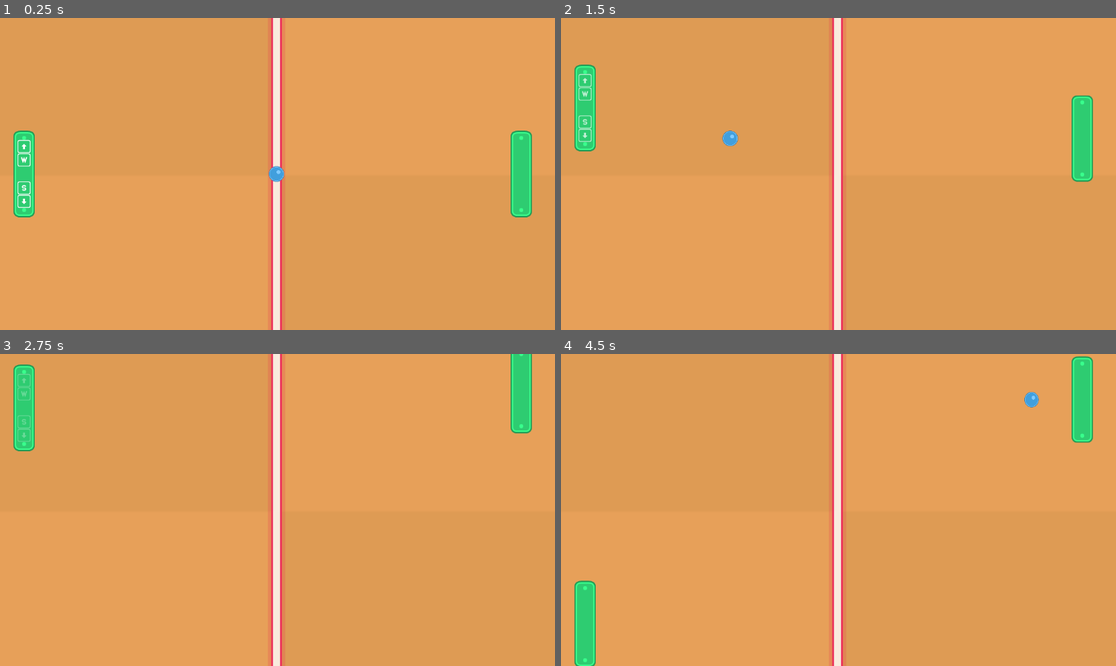
Above: before the commit, frames 1-4 (two rows, left to right).
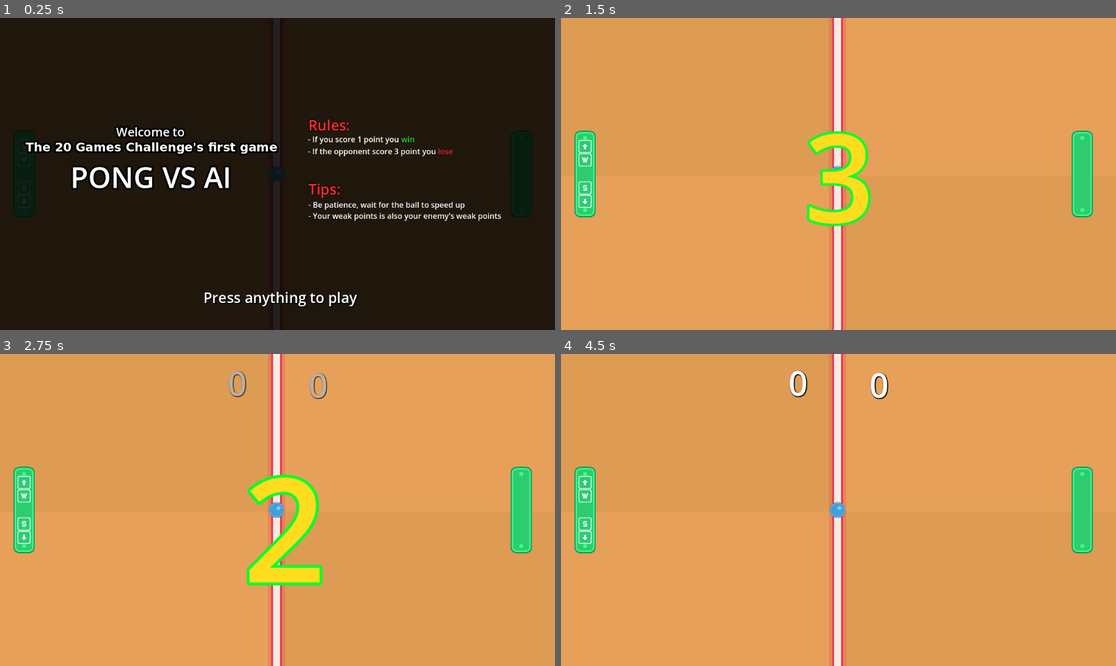
Above: after the commit, the same moments.

Repository: Crekpozer/20GamesChallenge
Game: Godot game, scene res://Scenes/Arena.tscn
Same seed, same stepped clock (60 frames per second), same inputs: the game is played once before the commit and once after it. The project has no main scene, so this scene is started directly.
Inputs:
- Up to frame 1 (0.25 s): no input
- Up to frame 2 (1.5 s): hold W (up1) 0.53-1.28 s; hold S (down1) from 1.28 s (still down)
- Up to frame 3 (2.75 s): release S (down1) at 2.03 s; hold W (up1) from 2.03 s (still down)
- Up to frame 4 (4.5 s): release W (up1) at 3.53 s; hold S (down1) from 3.53 s (still down)

The runs differ from the first frame. In frame 1, 100% of the frame differs, in the area x 0-100%, y 0-100%; in frame 2, 4.9%; in frame 3, 7.3%; in frame 4, 4.8%.

Commit message:
Introdução das dicas pré-jogo

Diff:
--- a/1-pong/Scenes/Arena.tscn
+++ b/1-pong/Scenes/Arena.tscn
@@ -12,10 +12,60 @@
 [ext_resource type="Texture2D" uid="uid://dgjaq2bf82pd5" path="res://Addons/kenney_input-prompts/keyboard_s_outline.png" id="8_hvw3n"]
 [ext_resource type="Texture2D" uid="uid://ch7xnf78a3wd4" path="res://Addons/kenney_input-prompts/keyboard_w_outline.png" id="9_3pegn"]
 [ext_resource type="Texture2D" uid="uid://fc8leo5a6wax" path="res://Addons/kenney_rolling-ball-assets/PNG/Retina/ball_blue_large.png" id="12_l0ud6"]
-[ext_resource type="Script" uid="uid://cdpcjf6tjyaw1" path="res://Scenes/pre_game_screen.gd" id="13_q3i8e"]
 
 [sub_resource type="RectangleShape2D" id="RectangleShape2D_bugre"]
 size = Vector2(68.5714, 251.429)
+
+[sub_resource type="Animation" id="Animation_q3i8e"]
+length = 0.001
+tracks/0/type = "value"
+tracks/0/imported = false
+tracks/0/enabled = true
+tracks/0/path = NodePath("ArrowUp:self_modulate")
+tracks/0/interp = 1
+tracks/0/loop_wrap = true
+tracks/0/keys = {
+"times": PackedFloat32Array(0),
+"transitions": PackedFloat32Array(1),
+"update": 0,
+"values": [Color(1, 1, 1, 1)]
+}
+tracks/1/type = "value"
+tracks/1/imported = false
+tracks/1/enabled = true
+tracks/1/path = NodePath("ArrowDown:self_modulate")
+tracks/1/interp = 1
+tracks/1/loop_wrap = true
+tracks/1/keys = {
+"times": PackedFloat32Array(0),
+"transitions": PackedFloat32Array(1),
+"update": 0,
+"values": [Color(1, 1, 1, 1)]
+}
+tracks/2/type = "value"
+tracks/2/imported = false
+tracks/2/enabled = true
+tracks/2/path = NodePath("KeyboardSOutline:self_modulate")
+tracks/2/interp = 1
+tracks/2/loop_wrap = true
+tracks/2/keys = {
+"times": PackedFloat32Array(0),
+"transitions": PackedFloat32Array(1),
+"update": 0,
+"values": [Color(1, 1, 1, 1)]
+}
+tracks/3/type = "value"
+tracks/3/imported = false
+tracks/3/enabled = true
+tracks/3/path = NodePath("KeyboardWOutline:self_modulate")
+tracks/3/interp = 1
+tracks/3/loop_wrap = true
+tracks/3/keys = {
+"times": PackedFloat32Array(0),
+"transitions": PackedFloat32Array(1),
+"update": 0,
+"values": [Color(1, 1, 1, 1)]
+}
 
 [sub_resource type="Animation" id="Animation_l0ud6"]
 resource_name = "TIPSANIMATION"
@@ -69,57 +119,6 @@
 "values": [Color(1, 1, 1, 1), Color(1, 1, 1, 0)]
 }
 
-[sub_resource type="Animation" id="Animation_q3i8e"]
-length = 0.001
-tracks/0/type = "value"
-tracks/0/imported = false
-tracks/0/enabled = true
-tracks/0/path = NodePath("ArrowUp:self_modulate")
-tracks/0/interp = 1
-tracks/0/loop_wrap = true
-tracks/0/keys = {
-"times": PackedFloat32Array(0),
-"transitions": PackedFloat32Array(1),
-"update": 0,
-"values": [Color(1, 1, 1, 1)]
-}
-tracks/1/type = "value"
-tracks/1/imported = false
-tracks/1/enabled = true
-tracks/1/path = NodePath("ArrowDown:self_modulate")
-tracks/1/interp = 1
-tracks/1/loop_wrap = true
-tracks/1/keys = {
-"times": PackedFloat32Array(0),
-"transitions": PackedFloat32Array(1),
-"update": 0,
-"values": [Color(1, 1, 1, 1)]
-}
-tracks/2/type = "value"
-tracks/2/imported = false
-tracks/2/enabled = true
-tracks/2/path = NodePath("KeyboardSOutline:self_modulate")
-tracks/2/interp = 1
-tracks/2/loop_wrap = true
-tracks/2/keys = {
-"times": PackedFloat32Array(0),
-"transitions": PackedFloat32Array(1),
-"update": 0,
-"values": [Color(1, 1, 1, 1)]
-}
-tracks/3/type = "value"
-tracks/3/imported = false
-tracks/3/enabled = true
-tracks/3/path = NodePath("KeyboardWOutline:self_modulate")
-tracks/3/interp = 1
-tracks/3/loop_wrap = true
-tracks/3/keys = {
-"times": PackedFloat32Array(0),
-"transitions": PackedFloat32Array(1),
-"update": 0,
-"values": [Color(1, 1, 1, 1)]
-}
-
 [sub_resource type="AnimationLibrary" id="AnimationLibrary_hvw3n"]
 _data = {
 &"RESET": SubResource("Animation_q3i8e"),
@@ -176,7 +175,10 @@
 
 [sub_resource type="LabelSettings" id="LabelSettings_jhdhk"]
 font = SubResource("SystemFont_dpcf1")
-font_size = 64
+font_size = 70
+outline_color = Color(0.0457637, 0.0457637, 0.0457637, 1)
+shadow_size = 5
+shadow_color = Color(0, 0, 0, 0.882353)
 
 [sub_resource type="LabelSettings" id="LabelSettings_bugre"]
 font_size = 150
@@ -335,6 +337,181 @@
 
 [sub_resource type="LabelSettings" id="LabelSettings_rw01f"]
 font_size = 30
+outline_size = 1
+outline_color = Color(0, 0, 0, 1)
+shadow_size = 5
+shadow_color = Color(0, 0, 0, 0.74902)
+
+[sub_resource type="SystemFont" id="SystemFont_l0ud6"]
+
+[sub_resource type="LabelSettings" id="LabelSettings_h7bwd"]
+font = SubResource("SystemFont_l0ud6")
+font_size = 250
+font_color = Color(0.996078, 0.866667, 0.121569, 1)
+outline_size = 20
+outline_color = Color(0, 1, 0.168627, 1)
+
+[sub_resource type="Animation" id="Animation_h7bwd"]
+length = 0.001
+tracks/0/type = "value"
+tracks/0/imported = false
+tracks/0/enabled = true
+tracks/0/path = NodePath("Panel/PressToPlay:visible")
+tracks/0/interp = 1
+tracks/0/loop_wrap = true
+tracks/0/keys = {
+"times": PackedFloat32Array(0),
+"transitions": PackedFloat32Array(1),
+"update": 1,
+"values": [true]
+}
+tracks/1/type = "bezier"
+tracks/1/imported = false
+tracks/1/enabled = true
+tracks/1/path = NodePath("Panel:modulate:a")
+tracks/1/interp = 1
+tracks/1/loop_wrap = true
+tracks/1/keys = {
+"handle_modes": PackedInt32Array(0),
+"points": PackedFloat32Array(1, -0.25, 0, 0.25, 0),
+"times": PackedFloat32Array(0)
+}
+tracks/2/type = "value"
+tracks/2/imported = false
+tracks/2/enabled = true
+tracks/2/path = NodePath("CountDown/N3:visible")
+tracks/2/interp = 1
+tracks/2/loop_wrap = true
+tracks/2/keys = {
+"times": PackedFloat32Array(0),
+"transitions": PackedFloat32Array(1),
+"update": 1,
+"values": [false]
+}
+tracks/3/type = "value"
+tracks/3/imported = false
+tracks/3/enabled = true
+tracks/3/path = NodePath("CountDown/N2:visible")
+tracks/3/interp = 1
+tracks/3/loop_wrap = true
+tracks/3/keys = {
+"times": PackedFloat32Array(0),
+"transitions": PackedFloat32Array(1),
+"update": 1,
+"values": [false]
+}
+tracks/4/type = "value"
+tracks/4/imported = false
+tracks/4/enabled = true
+tracks/4/path = NodePath("CountDown/N1:visible")
+tracks/4/interp = 1
+tracks/4/loop_wrap = true
+tracks/4/keys = {
+"times": PackedFloat32Array(0),
+"transitions": PackedFloat32Array(1),
+"update": 1,
+"values": [false]
+}
+tracks/5/type = "bezier"
+tracks/5/imported = false
+tracks/5/enabled = true
+tracks/5/path = NodePath("CountDown/N3:scale:x")
+tracks/5/interp = 1
+tracks/5/loop_wrap = true
+tracks/5/keys = {
+"handle_modes": PackedInt32Array(0),
+"points": PackedFloat32Array(1, -0.25, 0, 0.25, 0),
+"times": PackedFloat32Array(0)
+}
+tracks/6/type = "bezier"
+tracks/6/imported = false
+tracks/6/enabled = true
+tracks/6/path = NodePath("CountDown/N3:scale:y")
+tracks/6/interp = 1
+tracks/6/loop_wrap = true
+tracks/6/keys = {
+"handle_modes": PackedInt32Array(0),
+"points": PackedFloat32Array(1, -0.25, 0, 0.25, 0),
+"times": PackedFloat32Array(0)
+}
+tracks/7/type = "bezier"
+tracks/7/imported = false
+tracks/7/enabled = true
+tracks/7/path = NodePath("CountDown/N2:scale:x")
+tracks/7/interp = 1
+tracks/7/loop_wrap = true
+tracks/7/keys = {
+"handle_modes": PackedInt32Array(0),
+"points": PackedFloat32Array(1, -0.25, 0, 0.25, 0),
+"times": PackedFloat32Array(0)
+}
+tracks/8/type = "bezier"
+tracks/8/imported = false
+tracks/8/enabled = true
+tracks/8/path = NodePath("CountDown/N2:scale:y")
+tracks/8/interp = 1
+tracks/8/loop_wrap = true
+tracks/8/keys = {
+"handle_modes": PackedInt32Array(0),
+"points": PackedFloat32Array(1, -0.25, 0, 0.25, 0),
+"times": PackedFloat32Array(0)
+}
+tracks/9/type = "bezier"
+tracks/9/imported = false
+tracks/9/enabled = true
+tracks/9/path = NodePath("CountDown/N1:scale:x")
+tracks/9/interp = 1
+tracks/9/loop_wrap = true
+tracks/9/keys = {
+"handle_modes": PackedInt32Array(0),
+"points": PackedFloat32Array(1, -0.25, 0, 0.25, 0),
+"times": PackedFloat32Array(0)
+}
+tracks/10/type = "bezier"
+tracks/10/imported = false
+tracks/10/enabled = true
+tracks/10/path = NodePath("CountDown/N1:scale:y")
+tracks/10/interp = 1
+tracks/10/loop_wrap = true
+tracks/10/keys = {
+"handle_modes": PackedInt32Array(0),
+"points": PackedFloat32Array(1, -0.25, 0, 0.25, 0),
+"times": PackedFloat32Array(0)
+}
+tracks/11/type = "bezier"
+tracks/11/imported = false
+tracks/11/enabled = true
+tracks/11/path = NodePath("%ScoreCPU:self_modulate:a")
+tracks/11/interp = 1
+tracks/11/loop_wrap = true
+tracks/11/keys = {
+"handle_modes": PackedInt32Array(0),
+"points": PackedFloat32Array(0, -0.25, 0, 0.25, 0),
+"times": PackedFloat32Array(0)
+}
+tracks/12/type = "bezier"
+tracks/12/imported = false
+tracks/12/enabled = true
+tracks/12/path = NodePath("%ScorePlayer:self_modulate:a")
+tracks/12/interp = 1
+tracks/12/loop_wrap = true
+tracks/12/keys = {
+"handle_modes": PackedInt32Array(0),
+"points": PackedFloat32Array(0, -0.25, 0, 0.25, 0),
+"times": PackedFloat32Array(0)
+}
+tracks/13/type = "value"
+tracks/13/imported = false
+tracks/13/enabled = true
+tracks/13/path = NodePath("../HUD:visible")
+tracks/13/interp = 1
+tracks/13/loop_wrap = true
+tracks/13/keys = {
+"times": PackedFloat32Array(0),
+"transitions": PackedFloat32Array(1),
+"update": 1,
+"values": [false]
+}
 
 [sub_resource type="Animation" id="Animation_xon8w"]
 resource_name = "STARTGAME"
@@ -355,25 +532,173 @@
 "values": [true, false, true]
 }
 
-[sub_resource type="Animation" id="Animation_h7bwd"]
-length = 0.001
-tracks/0/type = "value"
+[sub_resource type="Animation" id="Animation_3u63p"]
+resource_name = "TransitionToGame"
+length = 4.1
+tracks/0/type = "bezier"
 tracks/0/imported = false
 tracks/0/enabled = true
-tracks/0/path = NodePath("Panel/PressToPlay:visible")
+tracks/0/path = NodePath("Panel:modulate:a")
 tracks/0/interp = 1
 tracks/0/loop_wrap = true
 tracks/0/keys = {
-"times": PackedFloat32Array(0),
-"transitions": PackedFloat32Array(1),
+"handle_modes": PackedInt32Array(0, 0),
+"points": PackedFloat32Array(1, -0.25, 0, 0.833333, -0.00279438, -0.000798378, -0.25, 0, 0.25, 0),
+"times": PackedFloat32Array(0, 0.833333)
+}
+tracks/1/type = "value"
+tracks/1/imported = false
+tracks/1/enabled = true
+tracks/1/path = NodePath("CountDown/N3:visible")
+tracks/1/interp = 1
+tracks/1/loop_wrap = true
+tracks/1/keys = {
+"times": PackedFloat32Array(0, 0.9, 1.6),
+"transitions": PackedFloat32Array(1, 1, 1),
 "update": 1,
-"values": [true]
+"values": [false, true, false]
+}
+tracks/2/type = "value"
+tracks/2/imported = false
+tracks/2/enabled = true
+tracks/2/path = NodePath("CountDown/N2:visible")
+tracks/2/interp = 1
+tracks/2/loop_wrap = true
+tracks/2/keys = {
+"times": PackedFloat32Array(0, 1.93333, 2.6),
+"transitions": PackedFloat32Array(1, 1, 1),
+"update": 1,
+"values": [false, true, false]
+}
+tracks/3/type = "value"
+tracks/3/imported = false
+tracks/3/enabled = true
+tracks/3/path = NodePath("CountDown/N1:visible")
+tracks/3/interp = 1
+tracks/3/loop_wrap = true
+tracks/3/keys = {
+"times": PackedFloat32Array(0, 2.93333, 3.6),
+"transitions": PackedFloat32Array(1, 1, 1),
+"update": 1,
+"values": [false, true, false]
+}
+tracks/4/type = "bezier"
+tracks/4/imported = false
+tracks/4/enabled = true
+tracks/4/path = NodePath("CountDown/N3:scale:x")
+tracks/4/interp = 1
+tracks/4/loop_wrap = true
+tracks/4/keys = {
+"handle_modes": PackedInt32Array(0, 0, 0, 0),
+"points": PackedFloat32Array(1, -0.25, 0, 0.25, 0, 1, -0.25, 0, 0.25, 0, 1.2, -0.25, 0, 0.25, 0, 1, -0.25, 0, 0.25, 0),
+"times": PackedFloat32Array(0, 0.833333, 1.2, 1.5)
+}
+tracks/5/type = "bezier"
+tracks/5/imported = false
+tracks/5/enabled = true
+tracks/5/path = NodePath("CountDown/N3:scale:y")
+tracks/5/interp = 1
+tracks/5/loop_wrap = true
+tracks/5/keys = {
+"handle_modes": PackedInt32Array(0, 0, 0, 0),
+"points": PackedFloat32Array(1, -0.25, 0, 0.25, 0, 1, -0.25, 0, 0.25, 0, 1.2, -0.25, 0, 0.25, 0, 1, -0.25, 0, 0.25, 0),
+"times": PackedFloat32Array(0, 0.833333, 1.2, 1.5)
+}
+tracks/6/type = "bezier"
+tracks/6/imported = false
+tracks/6/enabled = true
+tracks/6/path = NodePath("CountDown/N2:scale:x")
+tracks/6/interp = 1
+tracks/6/loop_wrap = true
+tracks/6/keys = {
+"handle_modes": PackedInt32Array(0, 0, 0, 0),
+"points": PackedFloat32Array(1, -0.25, 0, 0.25, 0, 1, -0.25, 0, 0.25, 0, 1.2, -0.25, 0, 0.25, 0, 1, -0.25, 0, 0.25, 0),
+"times": PackedFloat32Array(0, 1.83333, 2.2, 2.5)
+}
+tracks/7/type = "bezier"
+tracks/7/imported = false
+tracks/7/enabled = true
+tracks/7/path = NodePath("CountDown/N2:scale:y")
+tracks/7/interp = 1
+tracks/7/loop_wrap = true
+tracks/7/keys = {
+"handle_modes": PackedInt32Array(0, 0, 0, 0),
+"points": PackedFloat32Array(1, -0.25, 0, 0.25, 0, 1, -0.25, 0, 0.25, 0, 1.2, -0.25, 0, 0.25, 0, 1, -0.25, 0, 0.25, 0),
+"times": PackedFloat32Array(0, 1.83333, 2.2, 2.5)
+}
+tracks/8/type = "bezier"
+tracks/8/imported = false
+tracks/8/enabled = true
+tracks/8/path = NodePath("CountDown/N1:scale:x")
+tracks/8/interp = 1
+tracks/8/loop_wrap = true
+tracks/8/keys = {
+"handle_modes": PackedInt32Array(0, 0, 0, 0),
+"points": PackedFloat32Array(1, -0.25, 0, 0.25, 0, 1, -0.25, 0, 0.25, 0, 1.2, -0.25, 0, 0.25, 0, 1, -0.25, 0, 0.25, 0),
+"times": PackedFloat32Array(0, 2.93333, 3.3, 3.6)
+}
+tracks/9/type = "bezier"
+tracks/9/imported = false
+tracks/9/enabled = true
+tracks/9/path = NodePath("CountDown/N1:scale:y")
+tracks/9/interp = 1
+tracks/9/loop_wrap = true
+tracks/9/keys = {
+"handle_modes": PackedInt32Array(0, 0, 0, 0),
+"points": PackedFloat32Array(1, -0.25, 0, 0.25, 0, 1, -0.25, 0, 0.25, 0, 1.2, -0.25, 0, 0.25, 0, 1, -0.25, 0, 0.25, 0),
+"times": PackedFloat32Array(0, 2.93333, 3.3, 3.6)
+}
+tracks/10/type = "method"
+tracks/10/imported = false
+tracks/10/enabled = true
+tracks/10/path = NodePath("..")
+tracks/10/interp = 1
+tracks/10/loop_wrap = true
+tracks/10/keys = {
+"times": PackedFloat32Array(),
+"transitions": PackedFloat32Array(),
+"values": []
+}
+tracks/11/type = "bezier"
+tracks/11/imported = false
+tracks/11/enabled = true
+tracks/11/path = NodePath("%ScoreCPU:self_modulate:a")
+tracks/11/interp = 1
+tracks/11/loop_wrap = true
+tracks/11/keys = {
+"handle_modes": PackedInt32Array(0, 0),
+"points": PackedFloat32Array(0, -0.25, 0, 0.25, 0, 1, -0.25, 0, 0.25, 0),
+"times": PackedFloat32Array(0, 4)
+}
+tracks/12/type = "bezier"
+tracks/12/imported = false
+tracks/12/enabled = true
+tracks/12/path = NodePath("%ScorePlayer:self_modulate:a")
+tracks/12/interp = 1
+tracks/12/loop_wrap = true
+tracks/12/keys = {
+"handle_modes": PackedInt32Array(0, 0),
+"points": PackedFloat32Array(0, -0.25, 0, 0.25, 0, 1, -0.25, 0, 0.25, 0),
+"times": PackedFloat32Array(0, 4)
+}
+tracks/13/type = "value"
+tracks/13/imported = false
+tracks/13/enabled = true
+tracks/13/path = NodePath("../HUD:visible")
+tracks/13/interp = 1
+tracks/13/loop_wrap = true
+tracks/13/keys = {
+"times": PackedFloat32Array(0, 1),
+"transitions": PackedFloat32Array(1, 1),
+"update": 1,
+"values": [false, true]
 }
 
 [sub_resource type="AnimationLibrary" id="AnimationLibrary_3u63p"]
 _data = {
 &"RESET": SubResource("Animation_h7bwd"),
 &"STARTGAME": SubResource("Animation_xon8w"),
+&"TransitionToGame": SubResource("Animation_3u63p"),
 &"WAINTINGTOSTART": SubResource("Animation_rw01f")
 }
 
@@ -492,13 +817,13 @@
 [node name="BallTimer" type="Timer" parent="."]
 unique_name_in_owner = true
 one_shot = true
-autostart = true
 
 [node name="HUD" type="CanvasLayer" parent="."]
 visible = false
 
 [node name="ScorePlayer" type="Label" parent="HUD"]
 unique_name_in_owner = true
+self_modulate = Color(1, 1, 1, 0)
 anchors_preset = 8
 anchor_left = 0.5
 anchor_top = 0.5
@@ -517,6 +842,7 @@
 
 [node name="ScoreCPU" type="Label" parent="HUD"]
 unique_name_in_owner = true
+self_modulate = Color(1, 1, 1, 0)
 offset_left = 640.0
 offset_top = 16.0
 offset_right = 680.0
@@ -584,8 +910,6 @@
 }
 
 [node name="PreGameScreen" type="CanvasLayer" parent="."]
-visible = false
-script = ExtResource("13_q3i8e")
 
 [node name="Panel" type="Panel" parent="PreGameScreen"]
 anchors_preset = 15
@@ -736,7 +1060,7 @@
 offset_top = 65.0
 offset_right = 389.0
 offset_bottom = 88.0
-text = "- Your weak points is also your enemy weak points too"
+text = "- Your weak points is also your enemy's weak points"
 
 [node name="PressToPlay" type="Label" parent="PreGameScreen/Panel"]
 layout_mode = 1
@@ -756,6 +1080,73 @@
 horizontal_alignment = 1
 vertical_alignment = 1
 
+[node name="CountDown" type="Control" parent="PreGameScreen"]
+layout_mode = 3
+anchors_preset = 8
+anchor_left = 0.5
+anchor_top = 0.5
+anchor_right = 0.5
+anchor_bottom = 0.5
+offset_left = -81.0
+offset_top = -90.0
+offset_right = 81.0
+offset_bottom = 90.0
+grow_horizontal = 2
+grow_vertical = 2
+
+[node name="N3" type="Label" parent="PreGameScreen/CountDown"]
+visible = false
+layout_mode = 1
+anchors_preset = 8
+anchor_left = 0.5
+anchor_top = 0.5
+anchor_right = 0.5
+anchor_bottom = 0.5
+offset_left = -71.5
+offset_top = -171.0
+offset_right = 71.5
+offset_bottom = 171.0
+grow_horizontal = 2
+grow_vertical = 2
+text = "3"
+label_settings = SubResource("LabelSettings_h7bwd")
+horizontal_alignment = 1
+vertical_alignment = 1
+
+[node name="N2" type="Label" parent="PreGameScreen/CountDown"]
+visible = false
+layout_mode = 1
+anchors_preset = 8
+anchor_left = 0.5
+anchor_top = 0.5
+anchor_right = 0.5
+anchor_bottom = 0.5
+offset_left = -71.5
+offset_top = -171.0
+offset_right = 71.5
+offset_bottom = 171.0
+grow_horizontal = 2
+grow_vertical = 2
+text = "2"
+label_settings = SubResource("LabelSettings_h7bwd")
+
+[node name="N1" type="Label" parent="PreGameScreen/CountDown"]
+visible = false
+layout_mode = 1
+anchors_preset = 8
+anchor_left = 0.5
+anchor_top = 0.5
+anchor_right = 0.5
+anchor_bottom = 0.5
+offset_left = -71.5
+offset_top = -171.0
+offset_right = 71.5
+offset_bottom = 171.0
+grow_horizontal = 2
+grow_vertical = 2
+text = "1"
+label_settings = SubResource("LabelSettings_h7bwd")
+
 [node name="PreGameAnimationPlayer" type="AnimationPlayer" parent="PreGameScreen"]
 unique_name_in_owner = true
 libraries = {
--- a/1-pong/Scenes/pre_game_screen.gd
+++ /dev/null
@@ -1,11 +0,0 @@
-extends CanvasLayer
-
-var animPlayer : AnimationPlayer
-
-func _ready() -> void:
-	animPlayer = %PreGameAnimationPlayer
-	animPlayer.play("WAINTINGTOSTART")
-
-func _process(delta: float) -> void:
-	if Input:
-		animPlayer.play("STARTGAME")
--- a/1-pong/Scripts/main.gd
+++ b/1-pong/Scripts/main.gd
@@ -4,48 +4,119 @@
 const paddleSpeed : int = 500
 var gameIsOver : bool = false
 
+# Player Refrence
+@onready var playerRef : StaticBody2D = %Player
+
+# Variaveis para a maquina de estados
 enum GameState{PREGAME,GAME,INTERVAL,AFTERGAME}
 var currentGameState : GameState
 
+# PREGAME
+# 	Mostra a tela de préjogo com as dicas
+# 	Espera pela entrada do jogador
+# 	Toca a animação de entrada na partida
+# 	- Esmaece a tela de préjogo
+# 	- Mostra o placar
+# 	- Traz a contagem regressiva
+# 	- Chama a função StartGame
+
+# GAME
+# Detecta a pontuação
+# - Chama a função YOUWIN em caso de fazer um ponto
+# - Chama a função YOULOSE em caso de derrota
+
+# AFTERGAME
+# Mostra a tela de derrota
+# - Botão para tentar de novo
+# - Mostra botões para o bluesky e github
+# Mostra a tela de vitória
+# - Botão para jogar de novo
+# - Mostra botões para o bluesky e github
 
 @onready var animationPlayer : AnimationPlayer = %AnimationPlayer
 
 func _ready() -> void:
+	# Inicializa a partida
 	currentGameState = GameState.PREGAME
 
-func _process(delta: float) -> void:
+func _input(event: InputEvent) -> void:
+	# Espera o comando do jogador para iniciar a contagem para a partida
+	if event.is_pressed() && currentGameState == GameState.PREGAME:
+		# Chama a função que inicia o processo de começar o jogo
+		StartGame()
 
+func _process(_delta: float) -> void:
+	# Monitora o placar da partida para saber qual tela mostrar
 	if score[0] == 1:
+		# Chama a função que tras as comemorações da vitória
 		YouWin()
 	elif score[1] == 3:
+		# Chama a função que lementa a derrota
 		YouLose()
 
 func StartGame() -> void:
-	pass
+	# Toca a transição da tela de pré-jogo
+	%PreGameAnimationPlayer.play("TransitionToGame")
+	# Espera a animação terminar
+	await %PreGameAnimationPlayer.animation_finished
+	# Muda o estado atual do jogo de pré-jogo para jogo
+	currentGameState = GameState.GAME
+	# Indica ao jogador que a partida começou
+	playerRef.gameHasStarted = true
+	# Dispara uma bola nova
+	%Ball.NewBall()
 
+# Timer da bola, serve para disparar uma nova bola após um intervalo
 func _on_ball_timer_timeout() -> void:
-
+	# Se o jogo ainda não tiver acabado...
 	if not gameIsOver:
+		# Dispara uma nova bola
 		%Ball.NewBall()
 
-func _on_score_left_body_entered(body: Node2D) -> void:
+# Função disparada quando a bola entra na Area2D da esquerda, marca um ponto para a IA
+func _on_score_left_body_entered(_body: Node2D) -> void:
+	# Acessa e aumenta a pontuação da IA em 1
 	score[1] += 1
+	# Atualiza o valor do texto na tela
 	%ScoreCPU.text = str(score[1])
+	# Se o jogo ainda não tiver acabado...
 	if not gameIsOver:
+		# Dispara o timer para uma nova bola
 		%BallTimer.start()
 
-func _on_score_right_body_entered(body: Node2D) -> void:
+# Função disparada quando a bola entra na Area2D da direita, marca um ponto para o jogador
+func _on_score_right_body_entered(_body: Node2D) -> void:
+	# Acessa e aumenta a pontuação do jogador em 1
 	score[0] += 1
+	# Atualiza o valor do texto na tela
 	%ScorePlayer.text = str(score[0])
+	# Se o jogo ainda não tiver acabado...
 	if not gameIsOver:
+		# Dispara o timer para uma nova bola
 		%BallTimer.start()
 
+# Função disparada caso o jogador ganha a partida
 func YouWin() -> void:
+	# Desativa a função _process
 	set_process(false)
+	# Toca a comemoração de vitória
 	animationPlayer.play("YOUWIN")
+	# Altera a variavel que indica que o jogo acabou
 	gameIsOver = true
+	# Altera o estado do jogo para pós-jogo
+	currentGameState = GameState.AFTERGAME
+	# Avisa ao jogador que o jogo acabou
+	playerRef.gameHasStarted = false
 
+# Função disparada quando o jogador perde a partida
 func YouLose() -> void:
+	# Desativa a função _process
 	set_process(false)
+	# Toca a lamentação de derrota
 	animationPlayer.play("YOULOSE")
+	# Altera a variável que indica que o jogo acabou
 	gameIsOver = true
+	# Altera o estado atual do jogo para pós-jogo
+	currentGameState = GameState.AFTERGAME
+	# Avisa ai jogador que o jogo acabou
+	playerRef.gameHasStarted = false
--- a/1-pong/Scripts/player.gd
+++ b/1-pong/Scripts/player.gd
@@ -6,22 +6,29 @@
 var hasPressedAction : bool = false
 var isTipsOn : bool = true
 
+var gameHasStarted : bool = false
+
 func _ready():
 	windowHeight = get_viewport_rect().size.y
 	paddleHeight = %Sprite2D.global_position.y
 
 func _process(delta: float) -> void:
-	if Input.is_action_pressed("up1"): # Apertar para cima
-		hasPressedAction = true
-		position.y -= get_parent().paddleSpeed * delta
-	elif Input.is_action_pressed("down1"): # Apertar para baixo
-		hasPressedAction = true
-		position.y += get_parent().paddleSpeed * delta
 
-	# Limitar a barra na janela
-	position.y = clamp(position.y, paddleHeight / 2 - 75, windowHeight - paddleHeight / 2 + 75)
+	if gameHasStarted:
+		if Input.is_action_pressed("up1"): # Apertar para cima
+			hasPressedAction = true
+			position.y -= get_parent().paddleSpeed * delta
+		elif Input.is_action_pressed("down1"): # Apertar para baixo
+			hasPressedAction = true
+			position.y += get_parent().paddleSpeed * delta
 
-	if hasPressedAction && isTipsOn:
-		print("desligando dicas")
-		isTipsOn = false
-		%TipsAnimationPlayer.play("TIPSANIMATION")
+		# Limitar a barra na janela
+		position.y = clamp(position.y, paddleHeight / 2 - 75, windowHeight - paddleHeight / 2 + 75)
+
+		if hasPressedAction && isTipsOn:
+			print("desligando dicas")
+			isTipsOn = false
+			%TipsAnimationPlayer.play("TIPSANIMATION")
+
+func TurnOnControllers() -> void:
+	gameHasStarted = true
--- a/1-pong/project.godot
+++ b/1-pong/project.godot
@@ -11,6 +11,7 @@
 [application]
 
 config/name="20GC-Pong"
+config/tags=PackedStringArray("20gameschallenge")
 config/features=PackedStringArray("4.4", "GL Compatibility")
 config/icon="res://icon.svg"
 
Not shown: 1 places in 1-pong/Scenes/Arena.tscn that only renumber resources
Not shown, removed: 1-pong/Scenes/pre_game_screen.gd.uid
